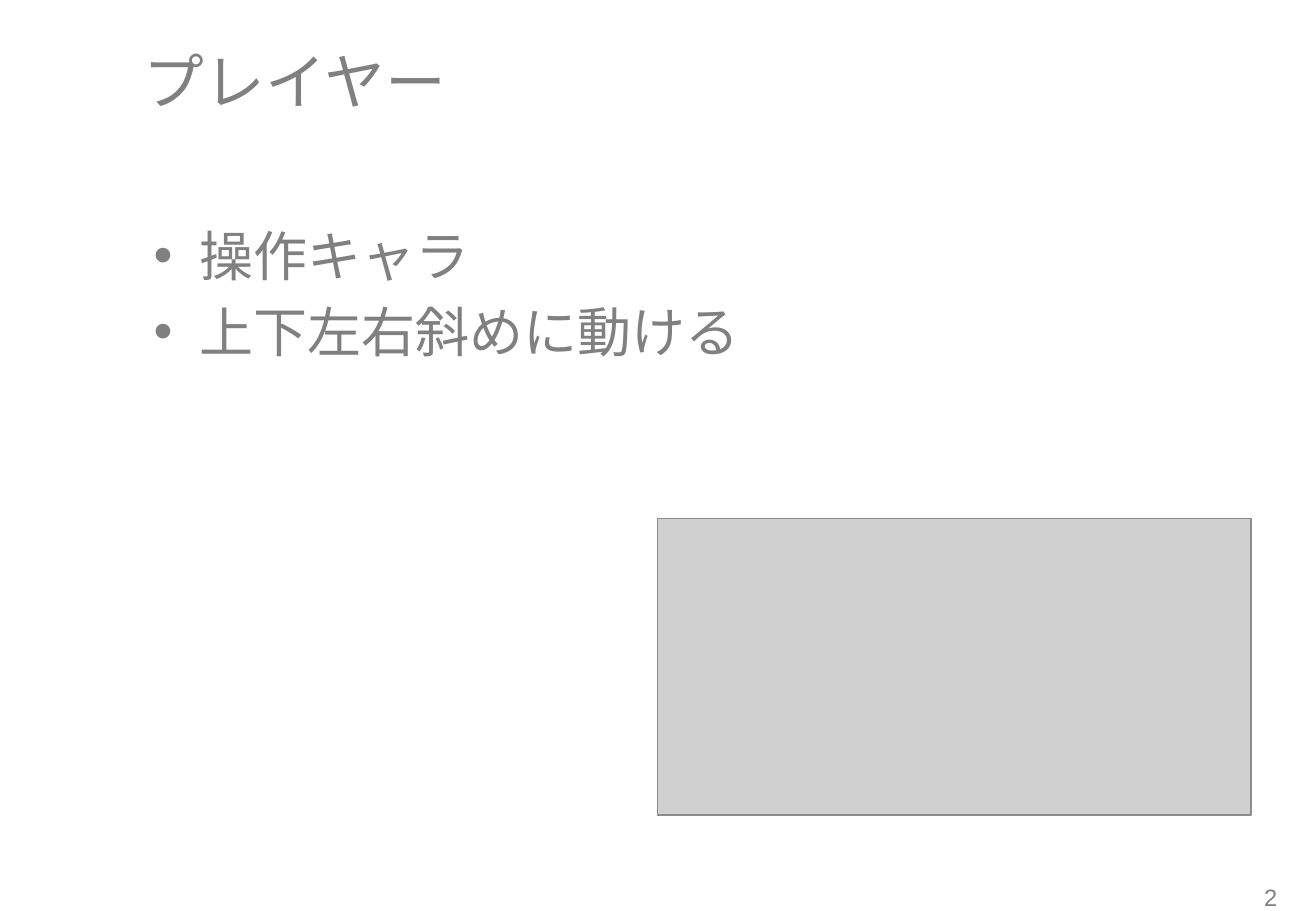
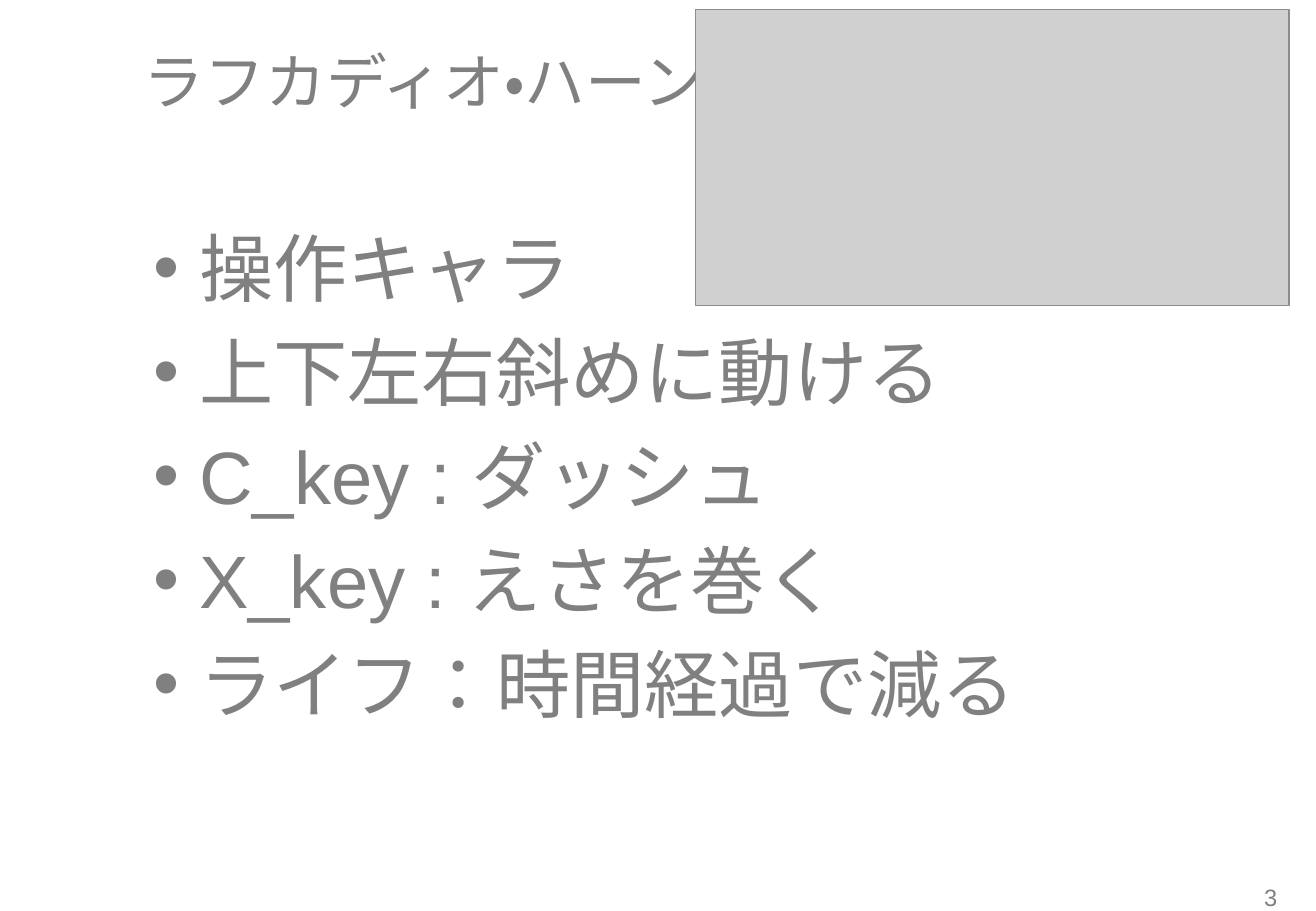
Before and after one commit to RubyCamp/rc2016s_g6, a slide deck: slide 4 of shinziko.pptx (slide 3 before the commit). Drawn at 1316x911 pixels with LibreOffice and Linux fonts; fonts in the diff are those of the drawing; grey boxes stand for pictures; background and template pictures are left out. Boxes give left, top, right and bottom in pixels: in the first picture for what was removed or moved away, otherwise in the second. Text is boxed around its words. In the diff, an @@ line names an element or a change of style, - is before the commit and + after.

Commit message:
スライド微修正

```diff
--- a/shinziko.pptx
+++ b/shinziko.pptx
@@ picture: place and size @@
-picture at box(659, 519, 1252, 815)
+picture at box(696, 10, 1289, 306)
@@ title at box(144, 43, 704, 121): text changed @@
-プレイヤー
+ラフカディオ・ハーン
@@ text at box(199, 233, 941, 406): size 32 to 44 pt in "操作キャラ", "上下左右斜めに動ける"; more space between paragraphs @@
@@ text at box(199, 441, 1015, 718): paragraphs added @@
+• C_key : ダッシュ
+• X_key : えさを巻く
+• ライフ：時間経過で減る
@@ page number at box(1264, 889, 1277, 906): text changed @@
-2
+3
```
Also in this commit, not shown: 3 other slides changed, 7 slides added.
